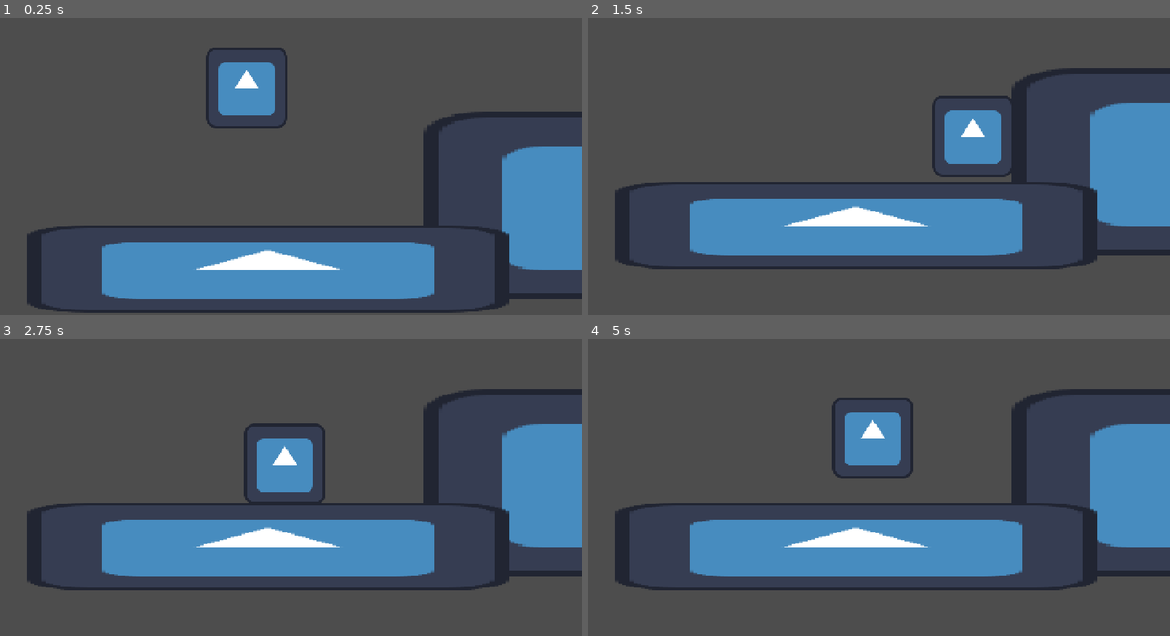
Above: before the commit, frames 1-4 (two rows, left to right).
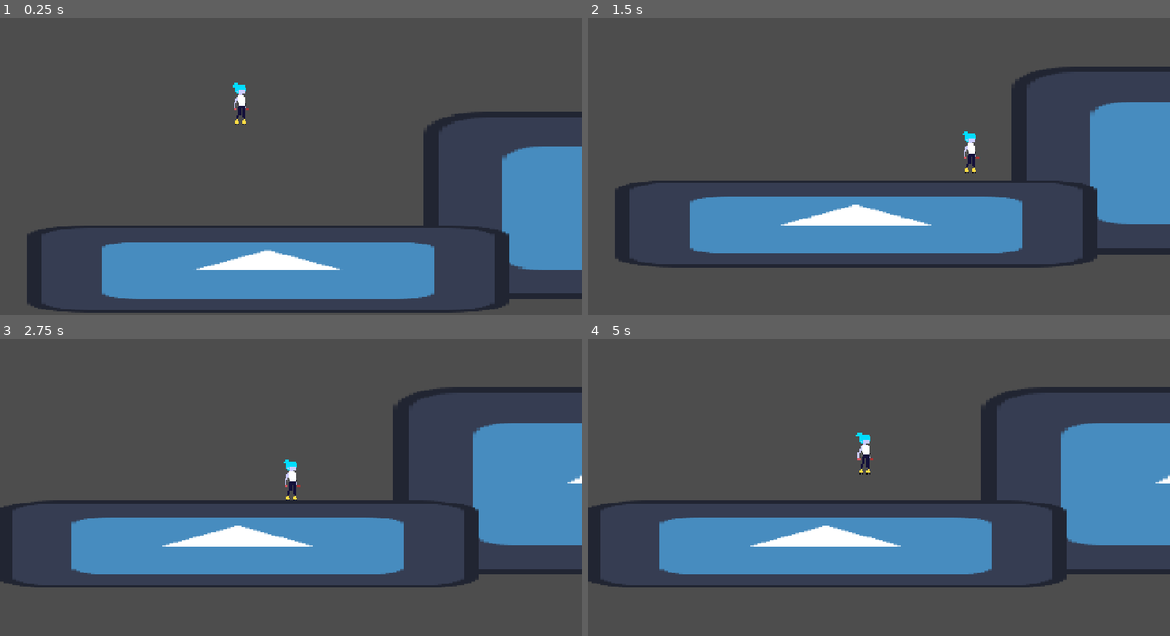
Above: after the commit, the same moments.

Repository: endermn/gameJAM
Game: Godot game, scene res://game_scene.tscn
Same seed, same stepped clock (60 frames per second), same inputs: the game is played once before the commit and once after it. The engine's default icon, where the game draws it, is replaced by a stand-in: a white triangle on a blue panel in a dark square.
Inputs:
- Up to frame 1 (0.25 s): no input
- Up to frame 2 (1.5 s): hold D (move_right) from 0.53 s (still down); tap Shift (dash) at 0.6, 1.35 s; tap Space (jump) at 0.77 s
- Up to frame 3 (2.75 s): tap Space (jump) at 1.52 s; release D (move_right) at 2.03 s; hold A (move_left) from 2.03 s (still down); tap Shift (dash) at 2.1 s
- Up to frame 4 (5 s): release A (move_left) at 2.78 s; hold D (move_right) 2.78-4.28 s; tap Shift (dash) at 2.85, 3.6, 4.35 s; tap Space (jump) at 3.02, 3.77, 4.52 s; hold A (move_left) from 4.28 s (still down)

The runs differ from the first frame. In frame 1, 2.2% of the frame differs, in the area x 35-50%, y 10-38%; in frame 2, 5.6%; in frame 3, 15%; in frame 4, 15%, in the area x 0-100%, y 16-85%.

Commit message:
movement

Diff:
--- a/PlayerData.tres
+++ b/PlayerData.tres
@@ -1,41 +1,26 @@
 [gd_resource type="Resource" script_class="PlatformerResource" format=3 uid="uid://c5nnkrjtu50cg"]
 
-[ext_resource type="Script" path="res://PlatformerResource.gd" id="1_wu5lq"]
+[ext_resource type="Script" uid="uid://d14osuaofa6mk" path="res://PlatformerResource.gd" id="1_wu5lq"]
 
 [resource]
 script = ExtResource("1_wu5lq")
 Speed = 1.5
 Acceleration = 0.25
-Friction = 0.34
 TurnSpeed = 0.55
 Gravity = 0.22
 DownGravity = 0.8
-UpGravity = 0.8
 GravityMaximum = 6.0
-GravityScale = 1.0
 AirAcceleration = 0.21
 AirControl = 0.5
-AirBrake = 0.4
 JumpHeight = 3.2
-JumpCutoff = 2.0
-Wall_active = true
-Wall_OnlyWhenMoving = true
-Wall_Gravity = 0.1
-Wall_GravityMax = 1.75
 Wall_JumpHeight = 2.25
 Wall_JumpHeightMin = 1.5
 Wall_JumpOffset = 3.0
-Wall_JumpOffsetMin = 2.0
-Wall_JumpInputCooldown = 0.1
 Wall_SafeMargin = 3.0
 Wall_JumpBuffer = 0.05
 Dash_Strength = 3.8
 Dash_input_cooldown = 0.15
 Dash_up_scale = 0.75
-Dash_down_scale = 1.0
-Dash_right_scale = 1.0
-Dash_left_scale = 1.0
-Dash_Count = 1.0
 CoyotoTime = 0.1
 JumpBuffer = 0.1
 EdgeCheckDistance = 6.0
--- a/game_scene.tscn
+++ b/game_scene.tscn
@@ -3,9 +3,10 @@
 [ext_resource type="Script" uid="uid://1mtppctx0rin" path="res://movement.gd" id="1_po0ka"]
 [ext_resource type="Resource" uid="uid://c5nnkrjtu50cg" path="res://PlayerData.tres" id="2_mixcd"]
 [ext_resource type="Texture2D" uid="uid://sygqvnm44xm6" path="res://icon.svg" id="2_v1wow"]
+[ext_resource type="Texture2D" uid="uid://cmnnlu4gqlc7o" path="res://assets/Machina_Idle_Sway.png" id="4_mixcd"]
 
 [sub_resource type="RectangleShape2D" id="RectangleShape2D_soinu"]
-size = Vector2(387, 161)
+size = Vector2(384.5, 66)
 
 [sub_resource type="SpriteFrames" id="SpriteFrames_penkd"]
 animations = [{
@@ -18,11 +19,22 @@
 "speed": 5.0
 }]
 
+[sub_resource type="AtlasTexture" id="AtlasTexture_mj2jn"]
+atlas = ExtResource("4_mixcd")
+region = Rect2(0, 0, 32, 32)
+
+[sub_resource type="AtlasTexture" id="AtlasTexture_kdryc"]
+atlas = ExtResource("4_mixcd")
+region = Rect2(32, 0, 32, 32)
+
 [sub_resource type="SpriteFrames" id="SpriteFrames_wj57k"]
 animations = [{
 "frames": [{
 "duration": 1.0,
-"texture": ExtResource("2_v1wow")
+"texture": SubResource("AtlasTexture_mj2jn")
+}, {
+"duration": 1.0,
+"texture": SubResource("AtlasTexture_kdryc")
 }],
 "loop": 1,
 "name": &"default",
@@ -30,7 +42,7 @@
 }]
 
 [sub_resource type="RectangleShape2D" id="RectangleShape2D_penkd"]
-size = Vector2(61, 62.125)
+size = Vector2(13, 31.999992)
 
 [node name="Node2D" type="Node2D" unique_id=1355961116]
 
@@ -51,12 +63,12 @@
 CharacterMovement = ExtResource("2_mixcd")
 
 [node name="AnimatedSprite2D" type="AnimatedSprite2D" parent="CharacterBody2D" unique_id=2084181287]
-position = Vector2(-36.499996, -74.5)
-scale = Vector2(0.52343744, 0.52343744)
+position = Vector2(-41.5, -62.500004)
+scale = Vector2(1.15625, 1.1562495)
 sprite_frames = SubResource("SpriteFrames_wj57k")
 
 [node name="CollisionShape2D" type="CollisionShape2D" parent="CharacterBody2D" unique_id=1524645715]
-position = Vector2(-36, -75)
+position = Vector2(-41.5, -60.000004)
 shape = SubResource("RectangleShape2D_penkd")
 
 [node name="Camera2D" type="Camera2D" parent="CharacterBody2D" unique_id=1726395647]
@@ -71,7 +83,7 @@
 position = Vector2(-15, 76)
 
 [node name="CollisionShape2D" type="CollisionShape2D" parent="StaticBody2D" unique_id=1125628114]
-position = Vector2(-40, 64)
+position = Vector2(-38.75, 18)
 shape = SubResource("RectangleShape2D_soinu")
 
 [node name="AnimatedSprite2D" type="AnimatedSprite2D" parent="StaticBody2D" unique_id=1768222061]
Binary file added: assets/Machina_Idle_Sway.png
Not shown, added: assets/Machina_Idle_Sway.png.import
Not shown, added: .DS_Store
